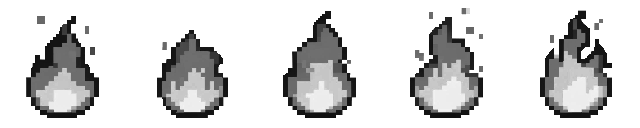
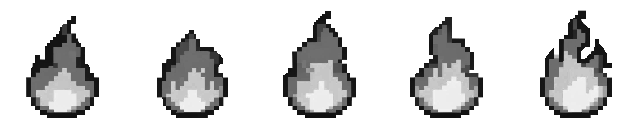
Layer changes from the first (640, 128) image to the second:
painted on "Hintergrund" over [37, 8, 603, 75]
